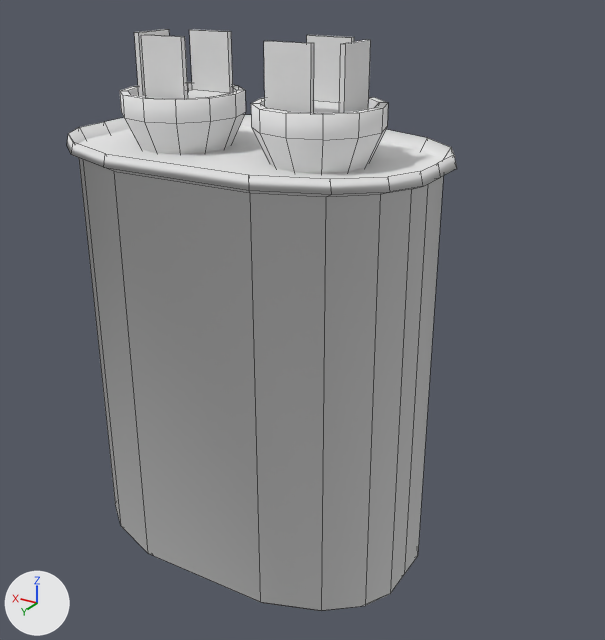
What one commit did to the Blender file vl.vlabs.com.ua/models/hvac/carrierAirHandlerRunCapacitor/carrierAirHandlerRunCapacitor.blend.
One viewpoint serves both versions: a camera (50 mm lens) standing at (-0.0802, 0.1173, 0.1067) and looking at (-0.0079, -0.0033, 0.0465). Arrows for +X, +Y and +Z are at lower left; the lights stay in place. Mesh edges are drawn as thin lines.

Before the edit, the objects in view are built like this:
```python
me_carrierairhandlerruncapacitorgeometry = bpy.data.meshes.new('carrierAirHandlerRunCapacitorGeometry')
me_carrierairhandlerruncapacitorgeometry.from_pydata(...)  # 284 vertices, 220 faces, 24 loose edges; spans x -0.034..0.034, y -0.0213..0.0213, z 0.0..0.0955
me_carrierairhandlerruncapacitorgeometry.materials.append(mat_carrierairhandlerruncapacitormaterial)  # its picture is missing
ob_carrierairhandlerruncapacitor = bpy.data.objects.new('carrierAirHandlerRunCapacitor', me_carrierairhandlerruncapacitorgeometry)
ob_carrierairhandlerruncapacitor.location = (0.0, 0.0, 0.0)
```
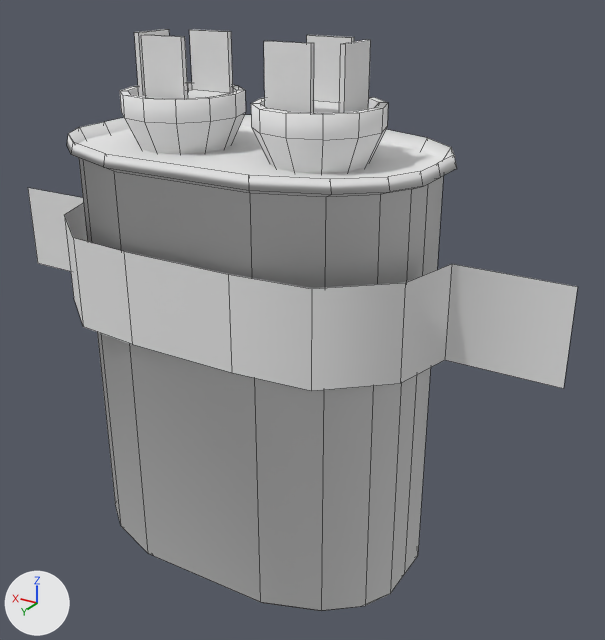
What differs and where, as boxes (x1, y1, x2, y2) in the pictures (605 x 640 px):
'carrierAirHandlerRunCapacitor', reshaped (41% wider): before (67, 29, 457, 611); after (28, 29, 577, 611)
part 1 of me_carrierairhandlerruncapacitorgeometry, added: after (28, 188, 577, 391)

The change in detail:
me_carrierairhandlerruncapacitorgeometry is used by ob_carrierairhandlerruncapacitor; location (0.0, 0.0, 0.0).
me_carrierairhandlerruncapacitorgeometry had 284 vertices, 220 faces, 24 loose edges and spanned x -0.034..0.034, y -0.0213..0.0213, z 0.0..0.0955.
me_carrierairhandlerruncapacitorgeometry now has 304 vertices, 229 faces, 24 loose edges and spans x -0.0561..0.055, y -0.0213..0.0222, z 0.0..0.0955.
me_carrierairhandlerruncapacitorgeometry part 1: a new loose piece of 20 vertices spanning x -0.0561..0.055, y 0.0008..0.0222, z 0.0474..0.0638, in mat_carrierairhandlerruncapacitormaterial (its picture is missing).
